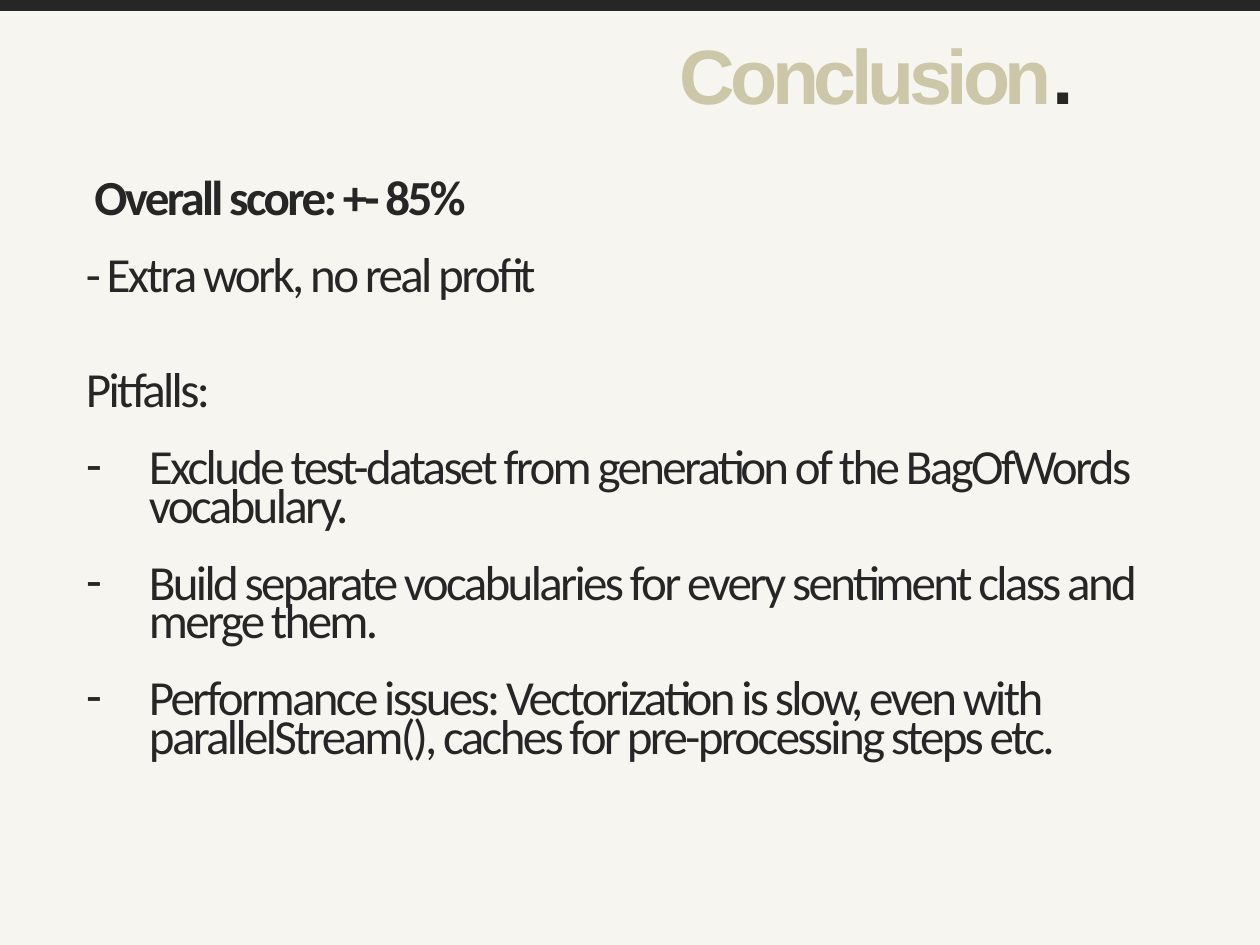
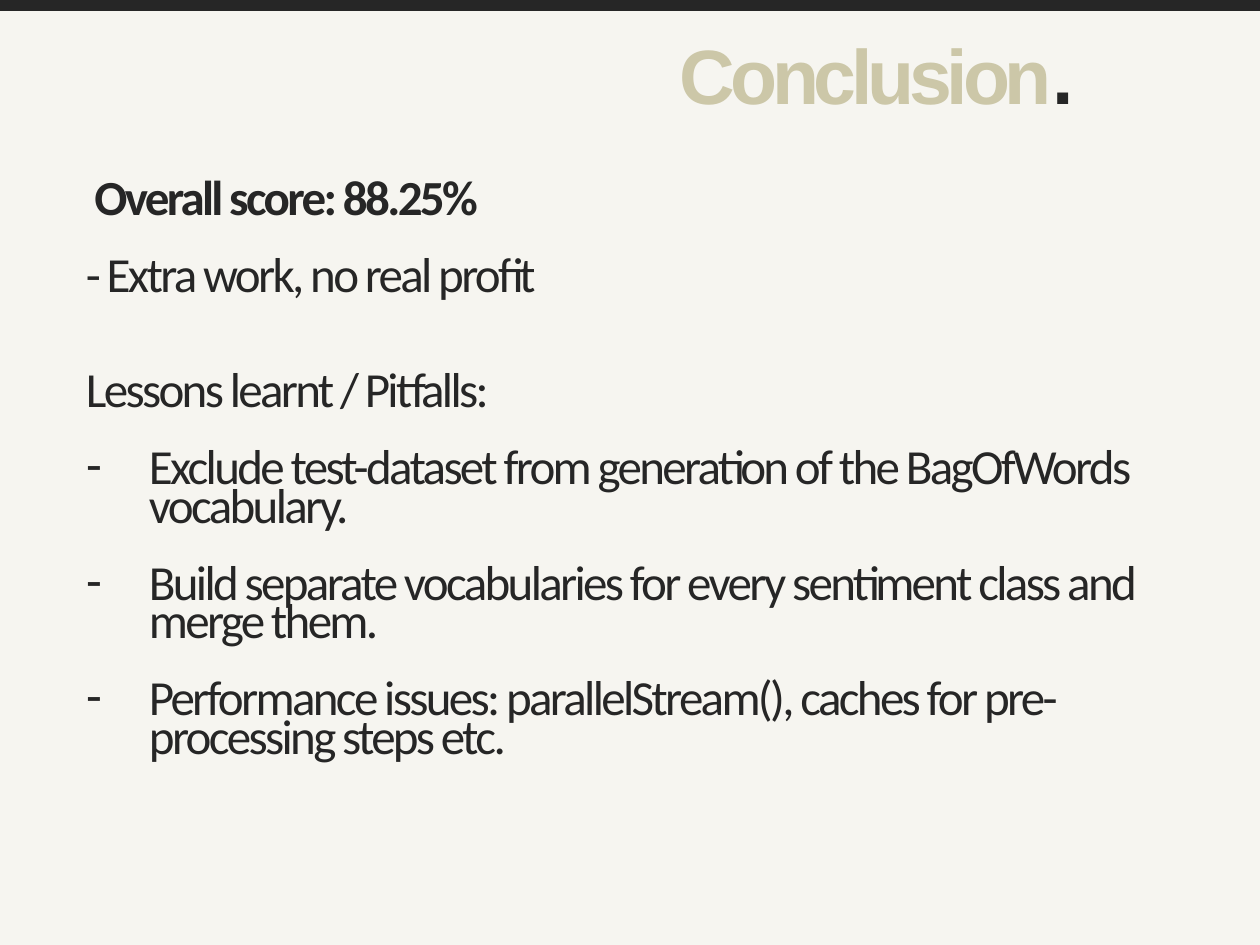
Before and after one commit to hosts1/ch.bfh.bti7535.w2017.rottentomatoes, a slide deck: slide 6 of docs/presentation.pptx (slide 7 before the commit). Drawn at 1260x945 pixels with LibreOffice and Linux fonts; fonts in the diff are those of the drawing. Boxes give left, top, right and bottom in pixels: in the first picture for what was removed or moved away, otherwise in the second. Text is boxed around its words. In the diff, an @@ line names an element or a change of style, - is before the commit and + after.

```diff
--- a/docs/presentation.pptx
+++ b/docs/presentation.pptx
@@ text at (94,180,478,216): text changed @@
-Overall score: +- 85%
+Overall score: 88.25%
@@ text at (86,373,489,408): text changed @@
-Pitfalls:
+Lessons learnt / Pitfalls:
@@ text at (149,679,1058,763): text changed @@
-– Performance issues: Vectorization is slow, even with parallelStream(), caches for pre-processing steps etc.
+– Performance issues: parallelStream(), caches for pre-processing steps etc.
```
Also in this commit, not shown: 5 other slides changed, 1 slide removed, 30 other files.
